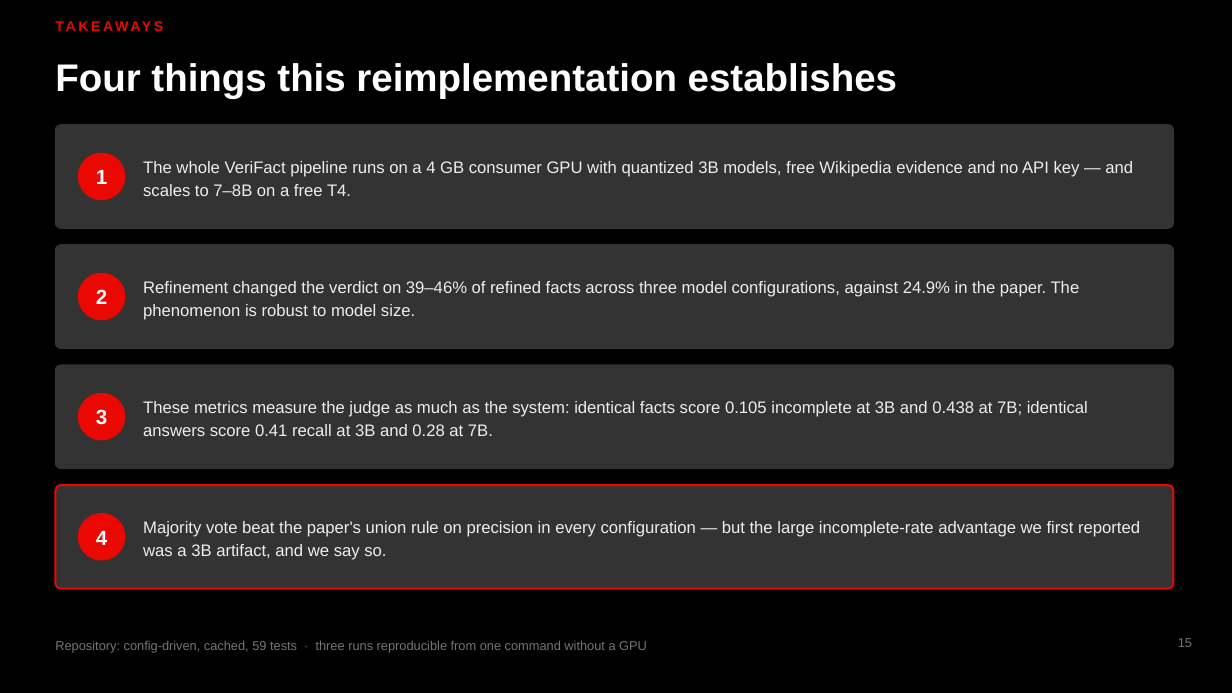
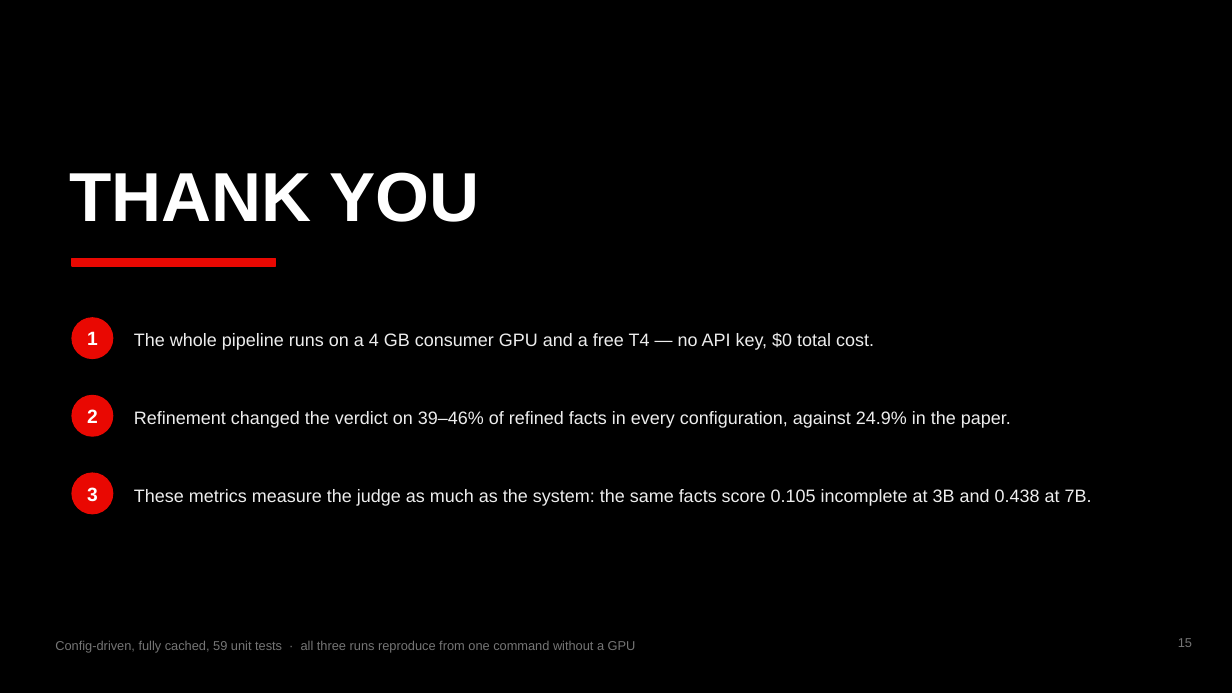
Before and after one commit to MadhavKrishna06/Verifact-Lite, a slide deck: slide 15 of presentation/VERIFACT-Lite-TTU.pptx. Drawn at 1232x693 pixels with LibreOffice and Linux fonts; fonts in the diff are those of the drawing. Boxes give left, top, right and bottom in pixels: in the first picture for what was removed or moved away, otherwise in the second. Text is boxed around its words. In the diff, an @@ line names an element or a change of style, - is before the commit and + after.

```diff
--- a/presentation/VERIFACT-Lite-TTU.pptx
+++ b/presentation/VERIFACT-Lite-TTU.pptx
@@ text removed at [55,13,1174,39] @@
-TAKEAWAYS
@@ text removed at [55,63,897,98] @@
-Four things this reimplementation establishes
@@ rounded rectangle removed at [55,125,1174,228] @@
@@ text added at [69,172,480,222], 54 pt, text #FFFFFF, bold @@
+THANK YOU
@@ ellipse removed at [79,153,125,200] @@
@@ text removed at [143,161,1133,196] @@
-The whole VeriFact pipeline runs on a 4 GB consumer GPU with quantized 3B models, free Wikipedia evidence and no API key — and scales to 7–8B on a free T4.
@@ rounded rectangle removed at [55,245,1174,348] @@
@@ rectangle added at [72,259,275,266], fill #E90802, outline #E90802 1 pt @@
@@ size 16 to 15 pt in 3 elements at [87,487,98,502], [87,409,98,423], [87,331,98,345] @@
@@ text "1": place and size @@
-text "1" at [96,170,107,184]
+text "1" at [87,331,98,345]
@@ ellipse: place and size @@
-ellipse at [79,274,125,320]
+ellipse at [72,318,113,359]
@@ text added at [134,333,874,350], 14 pt, text #EDEDED @@
+The whole pipeline runs on a 4 GB consumer GPU and a free T4 — no API key, $0 total cost.
@@ rounded rectangle removed at [55,365,1174,469] @@
@@ text "2": place and size @@
-text "2" at [96,289,107,304]
+text "2" at [87,409,98,423]
@@ ellipse: place and size @@
-ellipse at [79,394,125,440]
+ellipse at [72,396,113,436]
@@ text at [134,411,1011,428]: text changed; size 13 to 14 pt @@
-Refinement changed the verdict on 39–46% of refined facts across three model configurations, against 24.9% in the paper. The phenomenon is robust to model size.
+Refinement changed the verdict on 39–46% of refined facts in every configuration, against 24.9% in the paper.
@@ text "3": place and size @@
-text "3" at [96,409,107,425]
+text "3" at [87,487,98,502]
@@ ellipse: place and size @@
-ellipse at [79,514,125,560]
+ellipse at [72,473,113,514]
@@ rounded rectangle removed at [55,485,1174,589] @@
@@ text at [134,489,1092,506]: text changed; size 13 to 14 pt @@
-These metrics measure the judge as much as the system: identical facts score 0.105 incomplete at 3B and 0.438 at 7B; identical answers score 0.41 recall at 3B and 0.28 at 7B.
+These metrics measure the judge as much as the system: the same facts score 0.105 incomplete at 3B and 0.438 at 7B.
@@ text removed at [96,531,107,545] @@
-4
@@ text removed at [143,521,1140,560] @@
-Majority vote beat the paper's union rule on precision in every configuration — but the large incomplete-rate advantage we first reported was a 3B artifact, and we say so.
@@ text at [55,641,636,653]: text changed @@
-Repository: config-driven, cached, 59 tests · three runs reproducible from one command without a GPU
+Config-driven, fully cached, 59 unit tests · all three runs reproduce from one command without a GPU
```
Also in this commit, not shown: 13 other slides changed, 3 slides added, 2 slides removed, 1 other file.
